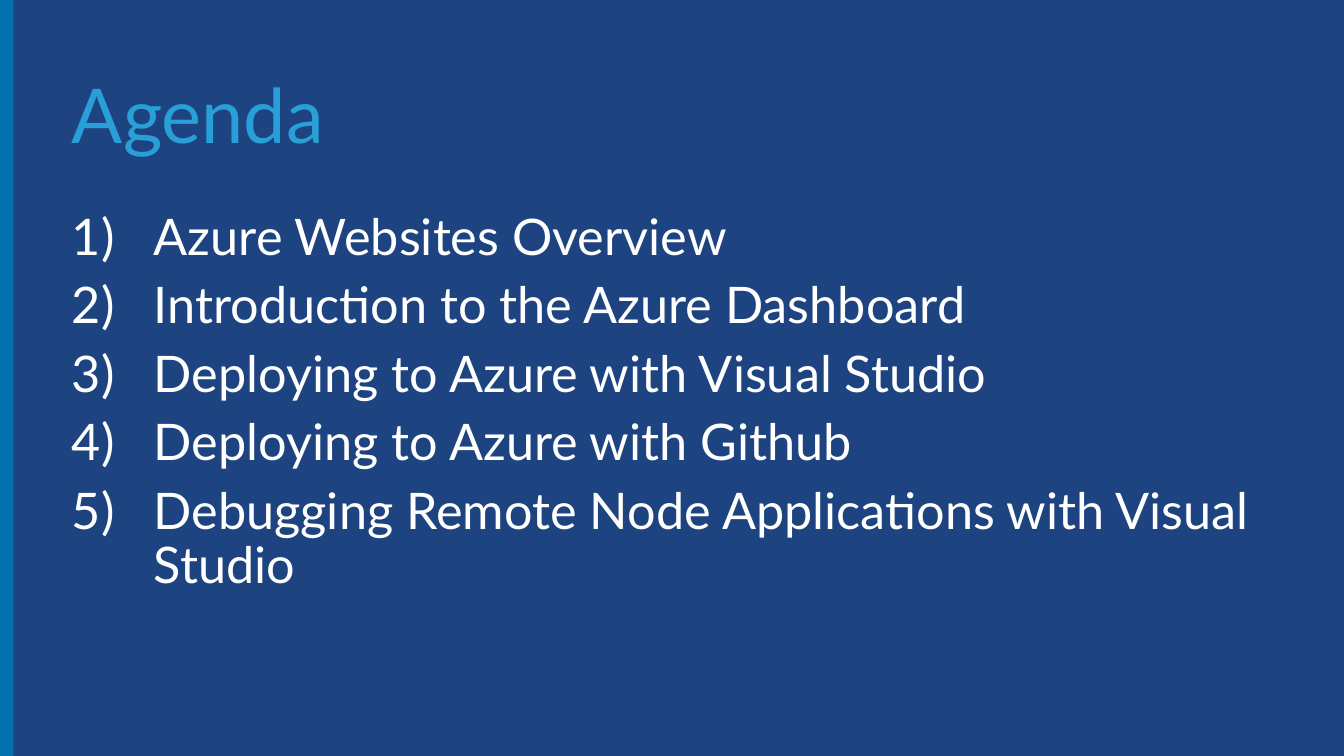
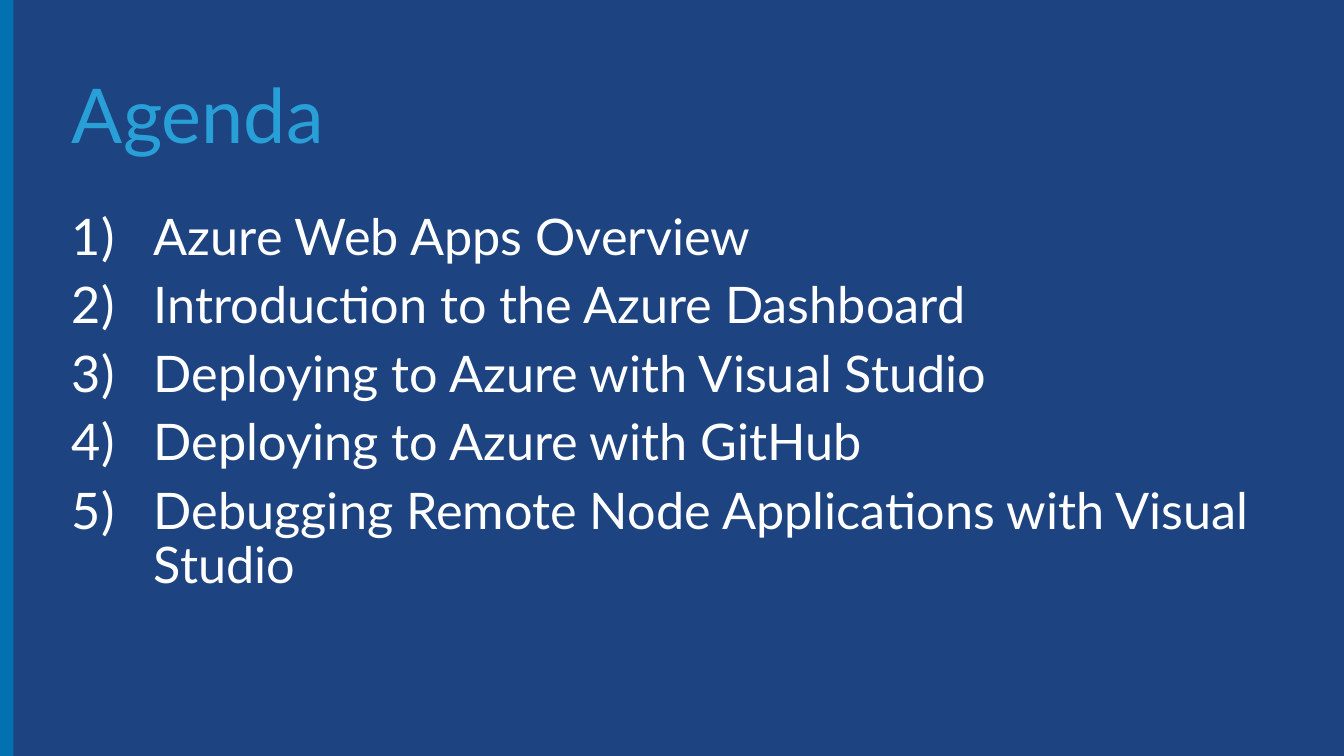
Before and after one commit to Microsoft-Web/NodeCamp, a slide deck: slide 2 of Presentation/AzureDeployAndDebug/AzureDeployAndDebug.pptx. Drawn at 1344x756 pixels with LibreOffice and Linux fonts; fonts in the diff are those of the drawing; background and template pictures are left out. Boxes give left, top, right and bottom in pixels: in the first picture for what was removed or moved away, otherwise in the second. Text is boxed around its words. In the diff, an @@ line names an element or a change of style, - is before the commit and + after.

Commit message:
Updated presentation

```diff
--- a/Presentation/AzureDeployAndDebug/AzureDeployAndDebug.pptx
+++ b/Presentation/AzureDeployAndDebug/AzureDeployAndDebug.pptx
@@ text at bbox=[154, 218, 751, 264]: text changed @@
-1) Azure Websites Overview
+1) Azure Web Apps Overview
@@ text at bbox=[154, 423, 862, 469]: text changed @@
-4) Deploying to Azure with Github
+4) Deploying to Azure with GitHub
```
Also in this commit, not shown: 3 other slides changed, 8 slides removed, 1 other file.
